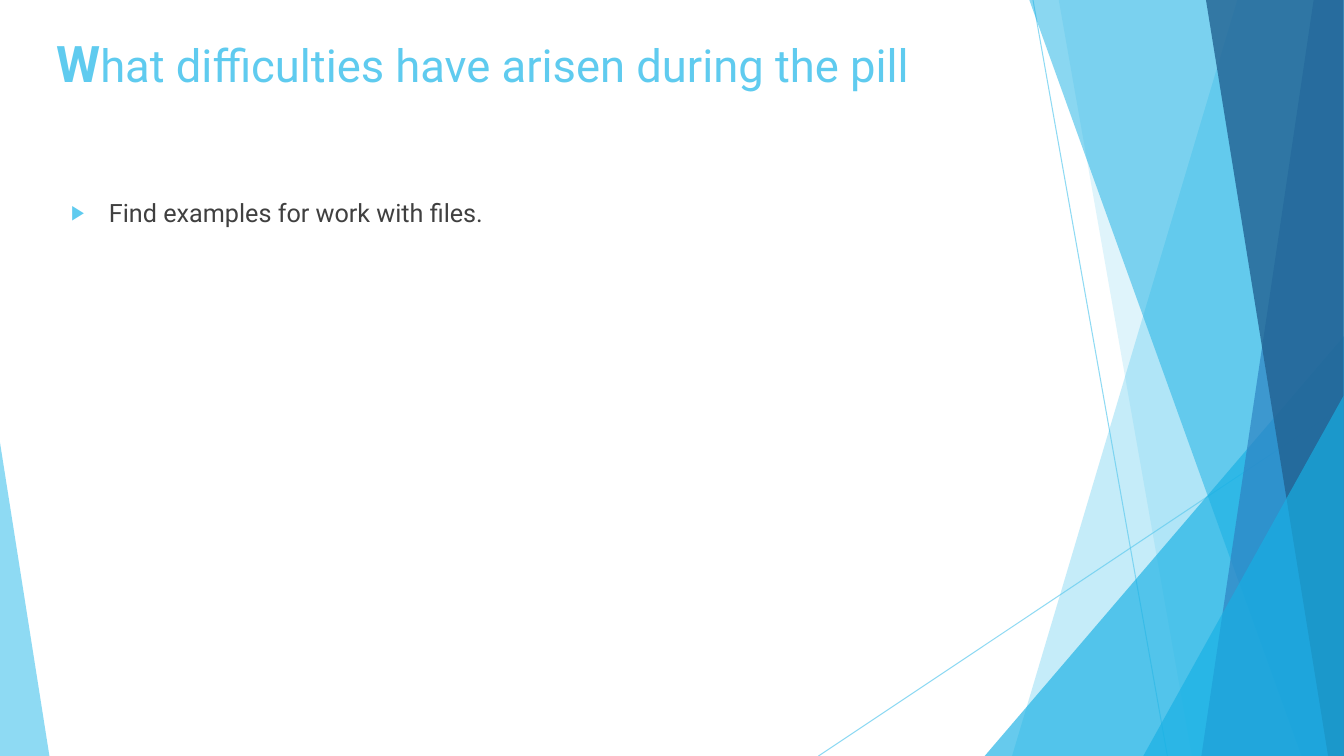
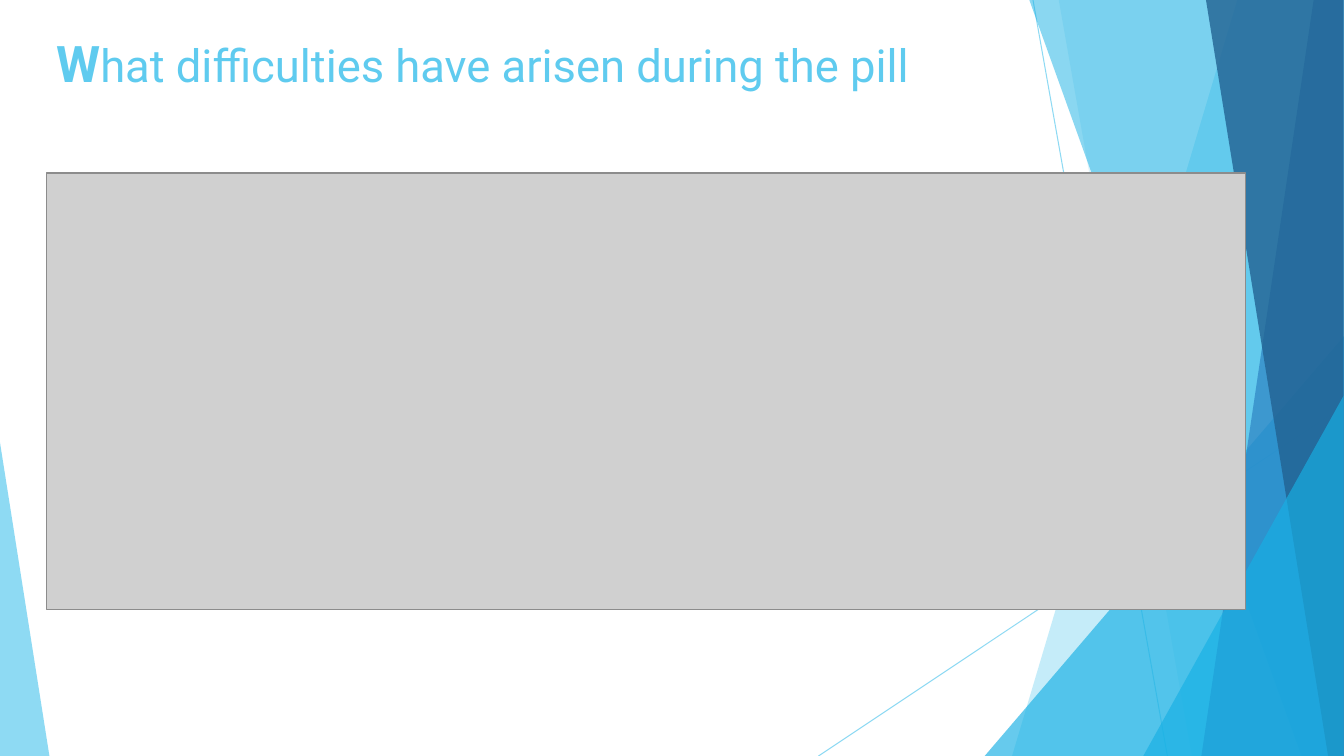
Before and after one commit to diegosilva91/Postman, a slide deck: slide 6 of Pill_Postman_presentation.pptx (slide 4 before the commit). Drawn at 1344x756 pixels with LibreOffice and Linux fonts; fonts in the diff are those of the drawing; grey boxes stand for pictures. Boxes give left, top, right and bottom in pixels: in the first picture for what was removed or moved away, otherwise in the second. Text is boxed around its words. In the diff, an @@ line names an element or a change of style, - is before the commit and + after.

```diff
--- a/Pill_Postman_presentation.pptx
+++ b/Pill_Postman_presentation.pptx
@@ picture added at (46, 173, 1246, 610) @@
@@ text removed at (109, 203, 483, 227) @@
-▶ Find examples for work with files.
```
Also in this commit, not shown: 2 other slides changed, 2 slides added, 1 other file.
